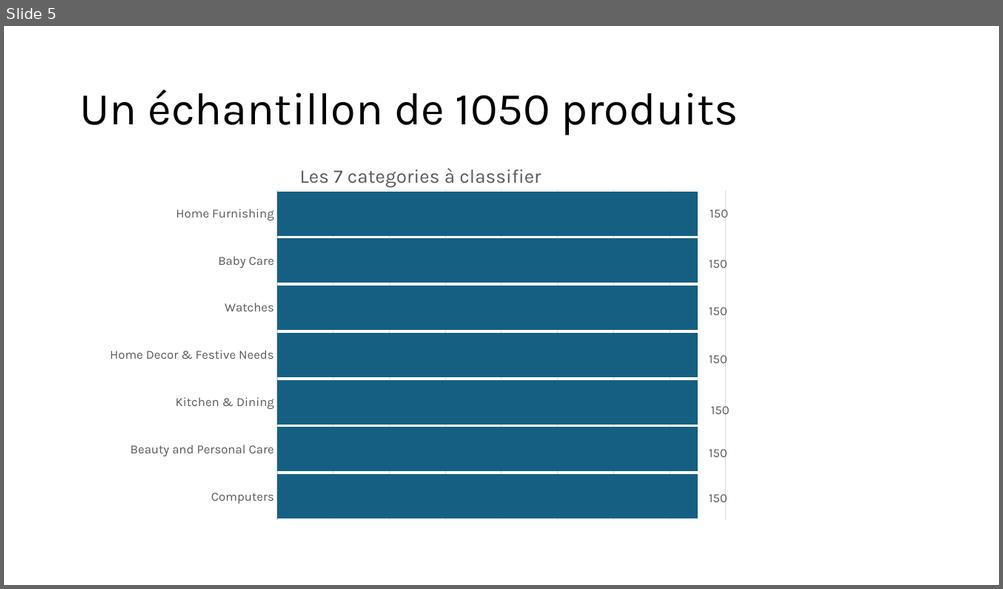
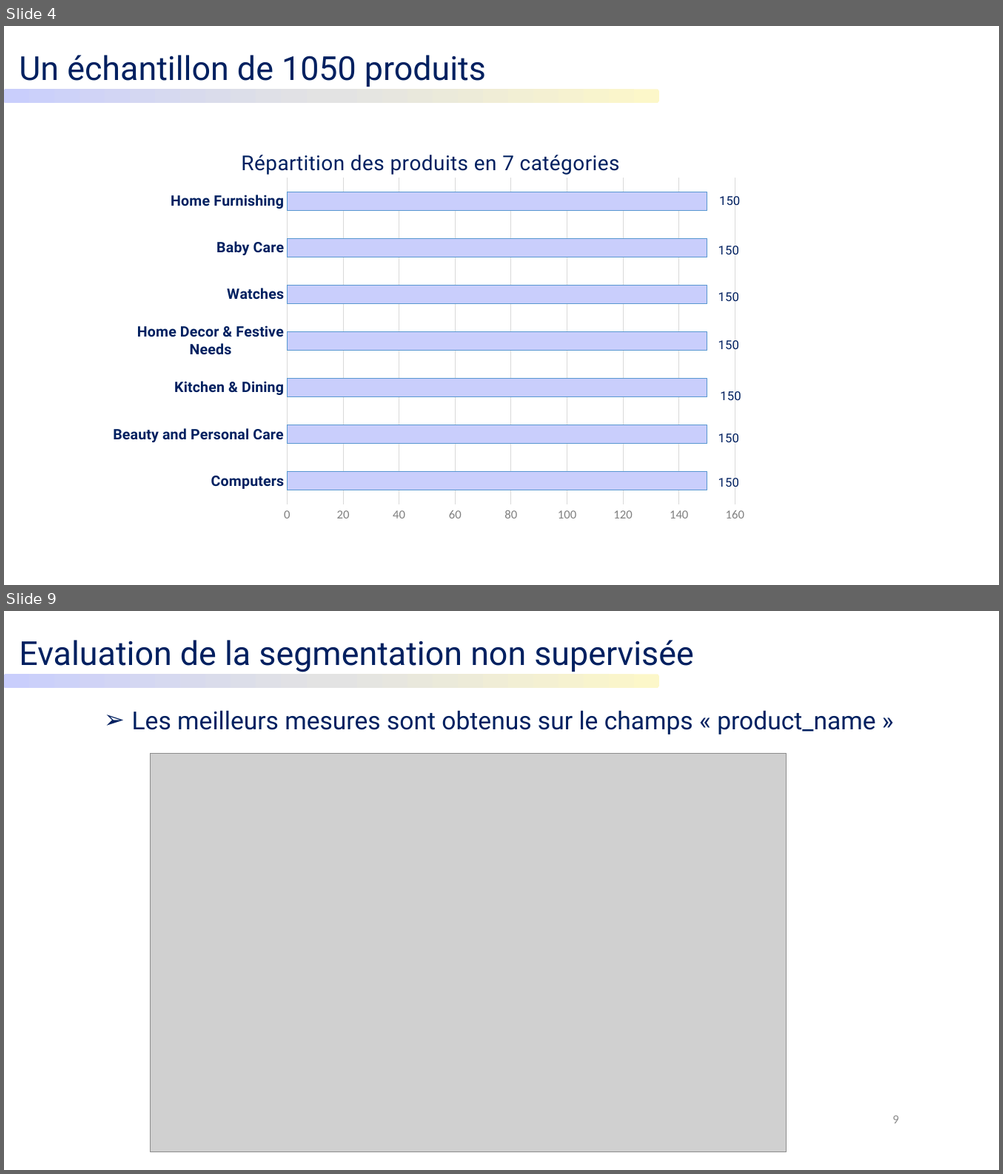
Before and after one commit to Hedredo/oc_projet_6, a slide deck: 5_presentation_072024.pptx. Shown one above the other, each under a label of ours: slide 5 before the commit, slides 4 and 9 after it; the slides between them are not shown. The pictures are 1003x589 and 1003x1174 pixels, drawn with LibreOffice and Linux fonts; fonts in the diff are those of the drawing; grey boxes stand for pictures. Boxes give left, top, right and bottom in pixels: in the first picture for what was removed or moved away, otherwise in the second. Text is boxed around its words. In the diff, an @@ line names an element or a change of style, - is before the commit and + after.

```diff
--- a/5_presentation_072024.pptx
+++ b/5_presentation_072024.pptx
@@ slide 9 added at bbox=[4, 611, 999, 1170], background #FFFFFF @@
@@ text added at bbox=[19, 640, 693, 672], 32 pt, text #002060 @@
+Evaluation de la segmentation non supervisée
@@ rounded rectangle added at bbox=[4, 675, 659, 688], fill gradient #FCF7C9 to #E3E3E3 to #C9CEFC @@
@@ text added at bbox=[132, 710, 875, 735], 24 pt, text #002060 @@
+➢ Les meilleurs mesures sont obtenus sur le champs « product_name »
@@ picture added at bbox=[151, 754, 786, 1153] @@
@@ page number added at bbox=[892, 1116, 898, 1124], 12 pt, text #8C8C8C @@
+9
@@ what was slide 5 is now slide 4 @@
@@ slide 4 changed as well @@
@@ text "Un échantillon de 1050 produits": place and size @@
-text "Un échantillon de 1050 produits" at bbox=[79, 90, 738, 136]
+text "Un échantillon de 1050 produits" at bbox=[19, 55, 486, 87]
@@ text "Un échantillon de 1050 produits" at bbox=[19, 55, 486, 87]: size 44 to 32 pt, font Karla to Roboto, text colour #000000 to #002060; line spacing 0.9 to 1; vertical alignment middle to top @@
@@ rounded rectangle added at bbox=[4, 90, 659, 103], fill gradient #FCF7C9 to #E3E3E3 to #C9CEFC @@
@@ bar chart at bbox=[113, 136, 747, 522] @@
@@ title "Les 7 categories à classifier " to "Répartition des produits en 7 catégories " @@
@@ colour of Series 1 #156082 to #C9CEFC @@
@@ data labels of Series 1 changed @@
@@ category axis changed @@
@@ value axis changed @@
@@ bar spacing changed @@
@@ lettering changed @@
@@ bar chart: place and size @@
-bar chart at bbox=[104, 147, 738, 534]
+bar chart at bbox=[113, 136, 747, 522]
```
Also in this commit, not shown: 2 other slides changed, 21 other slides added, 18 slides removed, 14 other files.
